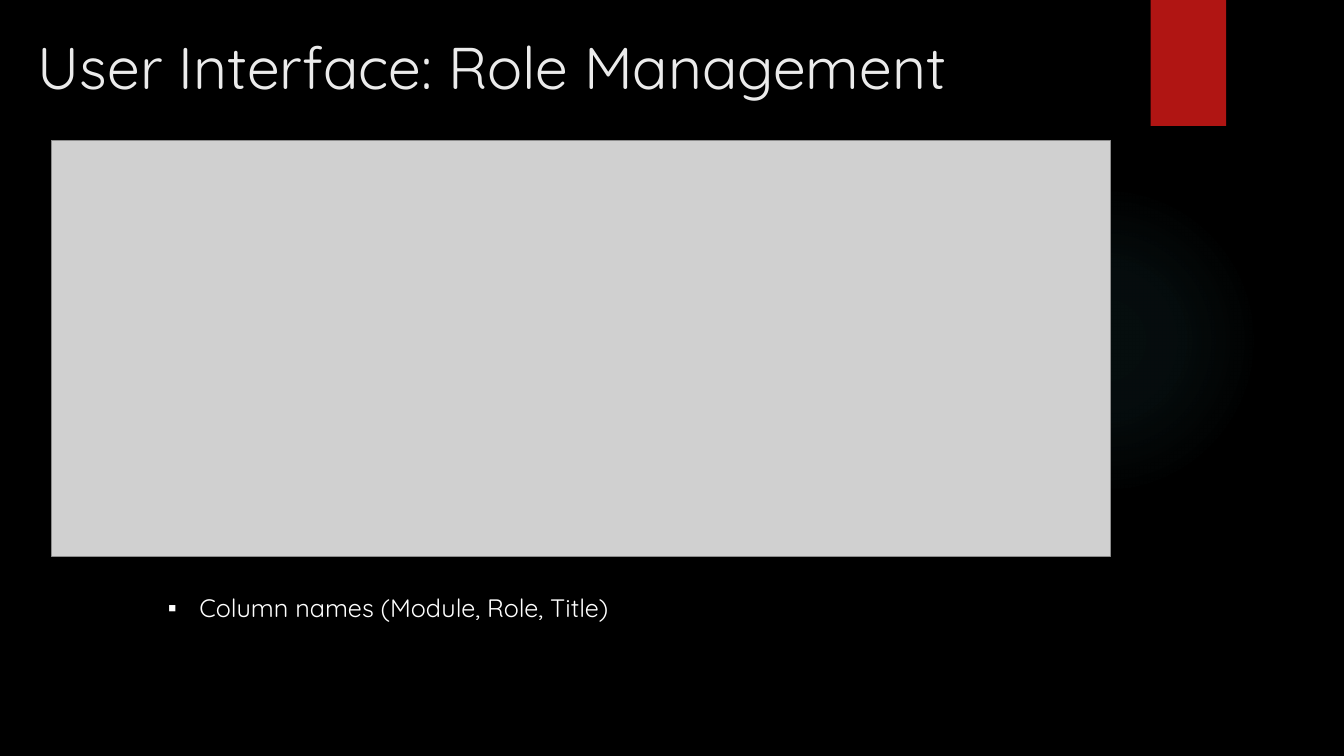
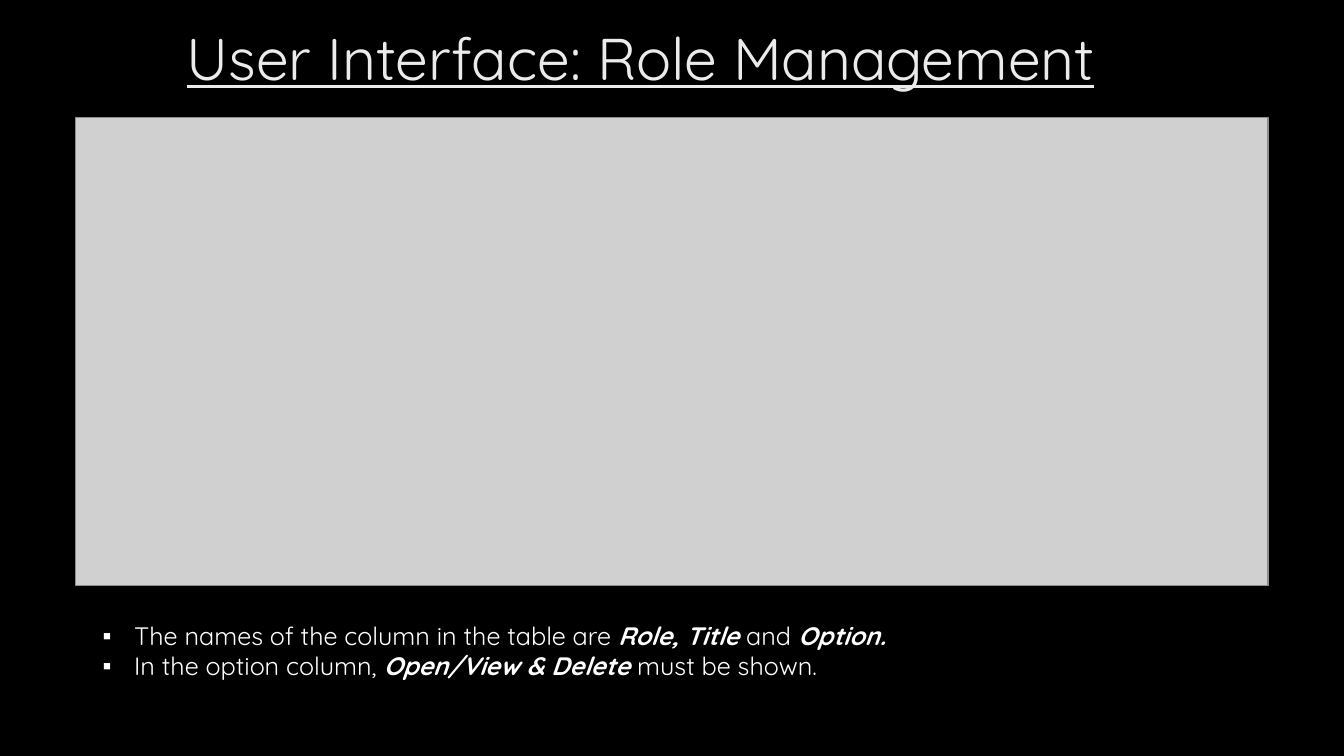
Before and after one commit to em1730/scims_docu, a slide deck: slide 10 of Documentation/Role_Mgmt.pptx (slide 9 before the commit). Drawn at 1344x756 pixels with LibreOffice and Linux fonts; fonts in the diff are those of the drawing; grey boxes stand for pictures; background and template pictures are left out. Boxes give left, top, right and bottom in pixels: in the first picture for what was removed or moved away, otherwise in the second. Text is boxed around its words. In the diff, an @@ line names an element or a change of style, - is before the commit and + after.

```diff
--- a/Documentation/Role_Mgmt.pptx
+++ b/Documentation/Role_Mgmt.pptx
@@ title "User Interface: Role Management" moved from (x1=38, y1=45, x2=946, y2=101) to (x1=187, y1=36, x2=1095, y2=92) @@
@@ title "User Interface: Role Management" at (x1=187, y1=36, x2=1095, y2=92): underline on @@
@@ rectangle removed at (x1=1150, y1=0, x2=1226, y2=126) @@
@@ picture resized from (x1=51, y1=140, x2=1111, y2=557) to (x1=76, y1=118, x2=1268, y2=587) @@
@@ ellipse removed at (x1=949, y1=185, x2=1259, y2=495) @@
@@ text at (x1=134, y1=626, x2=886, y2=680): text changed @@
-▪ Column names (Module, Role, Title)
+▪ The names of the column in the table are Role, Title and Option.
+▪ In the option column, Open/View & Delete must be shown.
```
Also in this commit, not shown: 17 other slides changed, 18 slides added, 13 slides removed, 4 other files.
